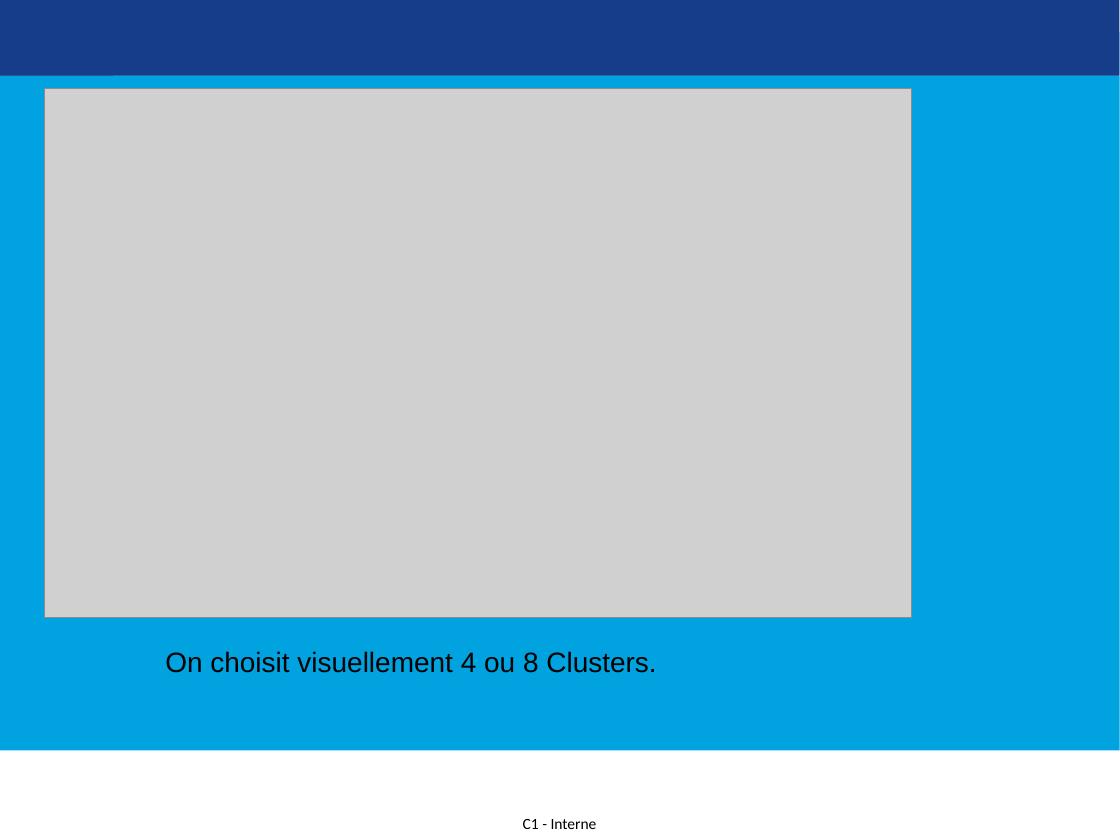
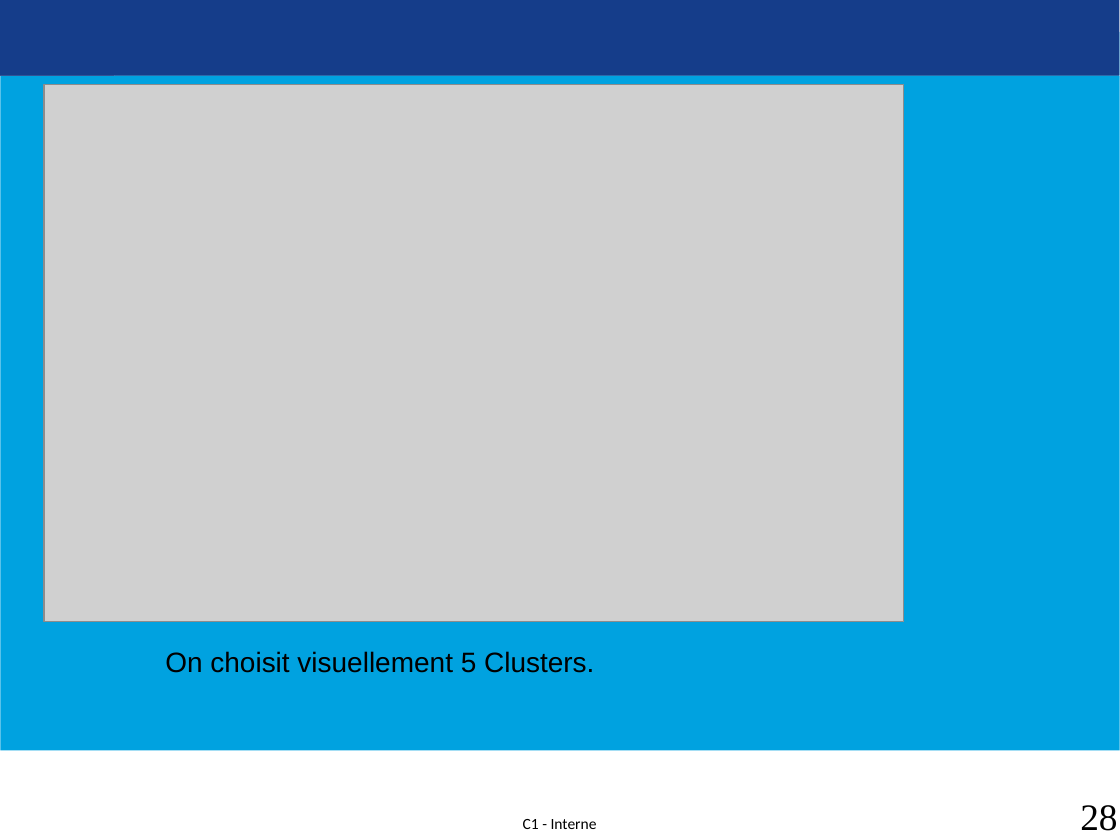
Before and after one commit to LorisDematini/rct_rag, a slide deck: slide 28 of presentationVendredi.pptx. Drawn at 1120x840 pixels with LibreOffice and Linux fonts; fonts in the diff are those of the drawing; grey boxes stand for pictures; background and template pictures are left out. Boxes give left, top, right and bottom in pixels: in the first picture for what was removed or moved away, otherwise in the second. Text is boxed around its words. In the diff, an @@ line names an element or a change of style, - is before the commit and + after.

```diff
--- a/presentationVendredi.pptx
+++ b/presentationVendredi.pptx
@@ picture: place and size @@
-picture at bbox=[44, 88, 911, 617]
+picture at bbox=[44, 85, 904, 623]
@@ text at bbox=[165, 651, 594, 673]: text changed @@
-On choisit visuellement 4 ou 8 Clusters.
+On choisit visuellement 5 Clusters.
@@ page number added at bbox=[1070, 787, 1120, 840], 24 pt, text #000000 @@
+28
```
Also in this commit, not shown: 31 other slides changed, 1 slide added, 1 slide removed, 4 other files.
